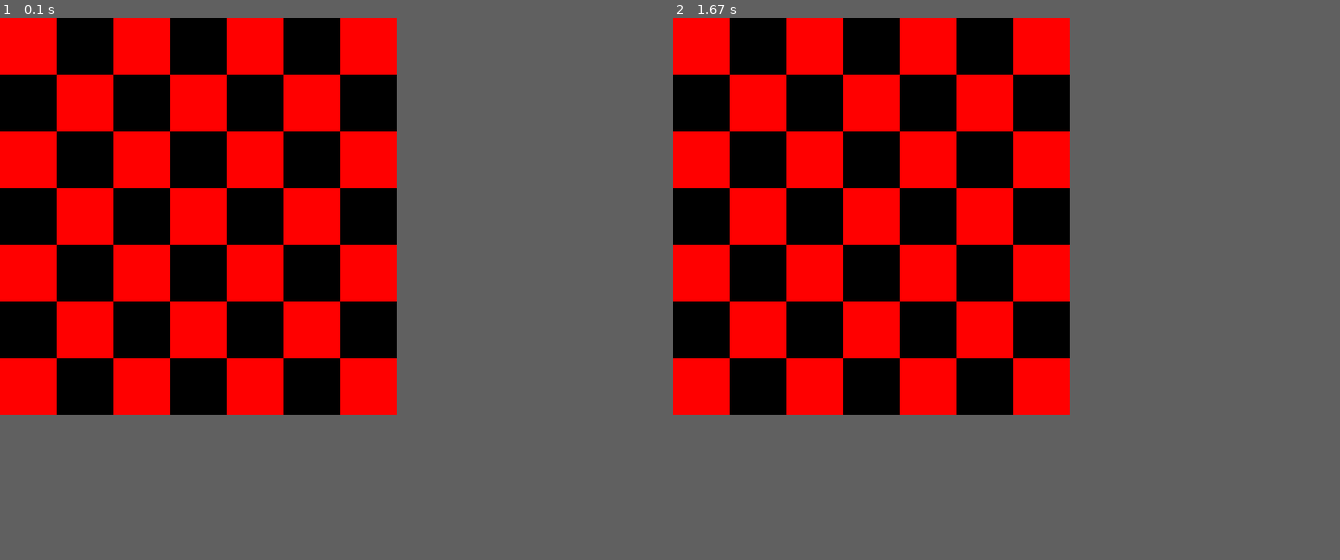
Above: before the commit, frames 1-2 (left to right).
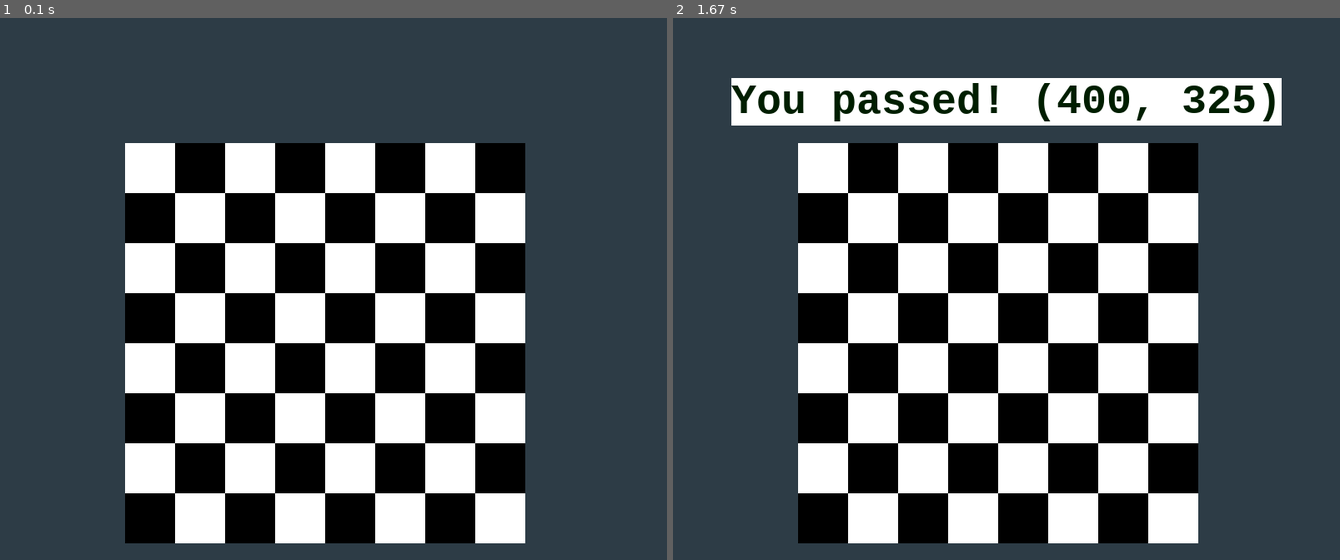
Above: after the commit, the same moments.

Repository: Paravati/LearningChessWithFun
Game: pygame game, started from chessBoardTest_15_09.py
Same seed, same stepped clock (60 frames per second), same inputs: the game is played once before the commit and once after it.
Inputs (mouse positions are in pixels of both pictures, inside the frame that each line leads up to):
- Up to frame 1 (0.1 s): no input
- Up to frame 2 (1.67 s): click (1006, 289) at 0.38 s
In our replay, the window is 476x476 before the commit and 800x650 after it. These sizes can differ from the game's own. Grey fills any space a smaller window leaves; there, only what the larger window draws over its background counts as a difference.

The runs differ from the first frame. In frame 1, 61% of the frame differs, in the area x 0-79%, y 0-97%; in frame 2, 63%, in the area x 0-92%, y 0-97%.

Commit message:
chessboard modifications and tests

Diff:
--- a/chessBoardTest_15_09.py
+++ b/chessBoardTest_15_09.py
@@ -6,36 +6,55 @@
     """ Draw a chess board with queens, from the_board. """
 
     pygame.init()
-    colors = [(255,0,0), (0,0,0)]    # Set up colors [red, black]
+    colors = [(255,255,255), (0,0,0)]    # Set up colors [white, black]
 
     n = len(the_board)         # This is an NxN chess board.
     surface_sz = 480           # Proposed physical surface size.
     sq_sz = surface_sz // n    # sq_sz is length of a square.
-    surface_sz = n * sq_sz     # Adjust to exactly fit n squares.
+    # surface_sz = n * sq_sz     # Adjust to exactly fit n squares.
 
     # Create the surface of (width, height), and its window.
-    surface = pygame.display.set_mode((surface_sz, surface_sz))
+    # surface = pygame.display.set_mode((surface_sz, surface_sz))
+    surface = pygame.display.set_mode((800, 650))
+    surface.fill((45,60,70))
+    myFont = pygame.font.SysFont("Courier", 50,bold=True)
     while True:
 
         # Look for an event from keyboard, mouse, etc.
         ev = pygame.event.poll()
         if ev.type == pygame.QUIT:
-            break;
+            break
+        if ev.type == pygame.MOUSEBUTTONDOWN:
+            pos = pygame.mouse.get_pos()
+            the_text = myFont.render(generateText("You passed! " + str(pos)), True, (0, 30, 0), (255,255,255))
+            textRect = the_text.get_rect()
+            textRect.center = (800 // 2,  100)
+            surface.blit(the_text, textRect)
 
+        # the_text = myFont.render(generateText(), True, (0, 30, 0))
+        # surface.blit(the_text, (0, 0))
         # Draw a fresh background (a blank chess board)
         for row in range(n):           # Draw each row of the board.
             c_indx = row % 2           # Change starting color on each row
             for col in range(n):       # Run through cols drawing squares
-                the_square = (col*sq_sz, row*sq_sz, sq_sz, sq_sz)
+                the_square = (col*sq_sz+150, row*sq_sz+150, sq_sz, sq_sz)
+                # print("Square %d", row)
                 surface.fill(colors[c_indx], the_square)
                 # now flip the color index for the next square
                 c_indx = (c_indx + 1) % 2
-        pygame.display.flip()
+
+        pygame.display.flip()  # displaying pygame window
     pygame.quit()
 
 
+def generateText(inp):
+    if inp is not None:
+        return inp
+    return "Hello world!!"
+
+
 if __name__ == "__main__":
-    draw_board([0, 5, 3, 1, 6, 4, 2])    # 7 x 7 to test window size
     draw_board([6, 4, 2, 0, 5, 7, 1, 3])
-    draw_board([9, 6, 0, 3, 10, 7, 2, 4, 12, 8, 11, 5, 1])  # 13 x 13
-    draw_board([11, 4, 8, 12, 2, 7, 3, 15, 0, 14, 10, 6, 13, 1, 5, 9])
+    # draw_board([0, 5, 3, 1, 6, 4, 2])    # 7 x 7 to test window size
+    # draw_board([9, 6, 0, 3, 10, 7, 2, 4, 12, 8, 11, 5, 1])  # 13 x 13
+    # draw_board([11, 4, 8, 12, 2, 7, 3, 15, 0, 14, 10, 6, 13, 1, 5, 9])
